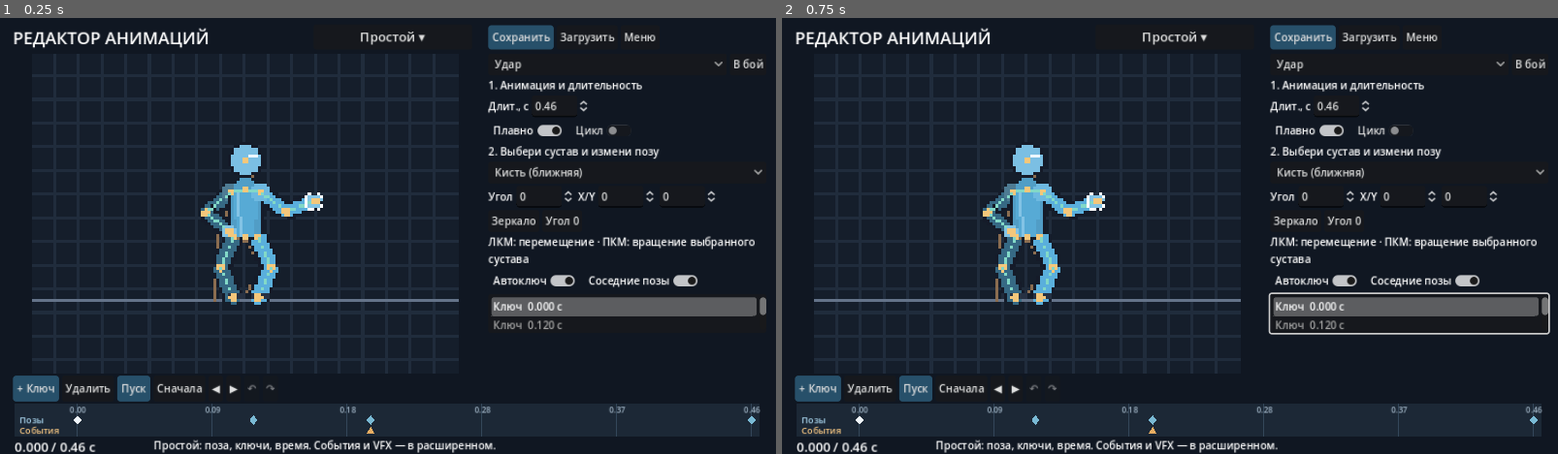
Above: before the commit, frames 1-2 (left to right).
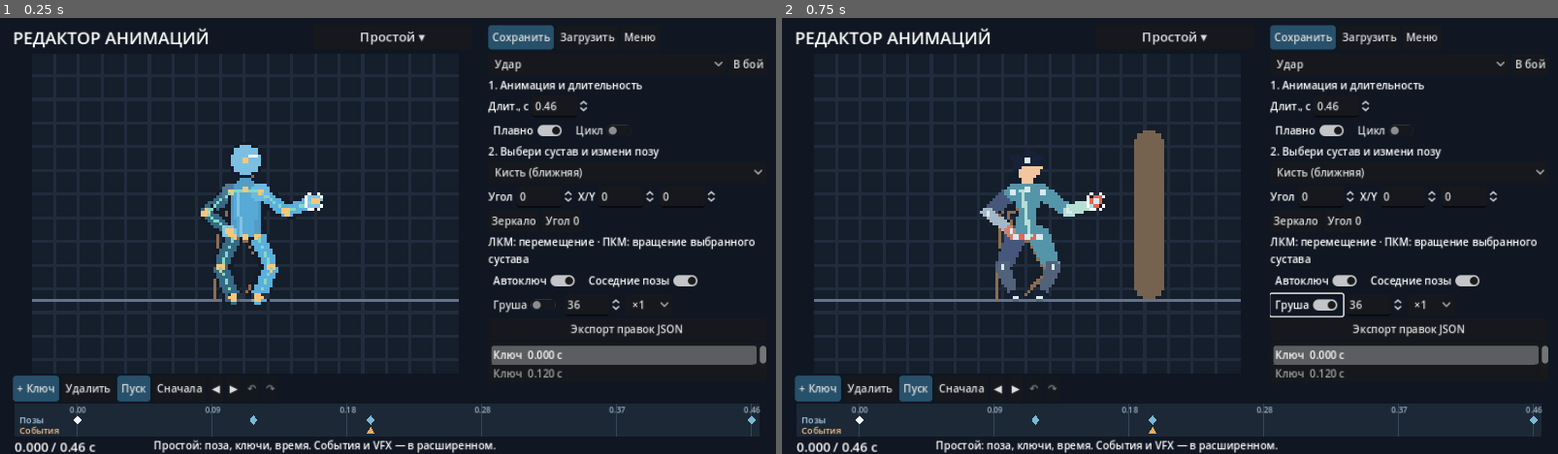
Above: after the commit, the same moments.

Repository: Mefits/pixelfxGadot
Game: Godot game, scene res://lab/pose_workshop.tscn
The game is run twice, just before and just after one commit, with the same random seed, the same clock (stepped at 60 frames per second) and the same inputs. This scene is started directly instead of the project's main scene.
Inputs (mouse positions are in pixels of both pictures, inside the frame that each line leads up to):
- Up to frame 1 (0.25 s): no input
- Up to frame 2 (0.75 s): click (1309, 305) at 0.5 s, where only the run after the commit has a clickable "Груша"

The runs differ from the first frame. In frame 1, 3.5% of the frame differs, in the area x 63-99%, y 64-83%; in frame 2, 7.1%, in the area x 25-99%, y 25-83%.

Commit message:
Lab 0.48 editor: bag preview and direct editable combo JSON handoff

Diff:
--- a/godot/lab/creature_preview.gd
+++ b/godot/lab/creature_preview.gd
@@ -1,5 +1,9 @@
 extends Node2D
 const SKIN=preload("res://addons/creature/skin.gd")
+const INK48=preload("res://lab/anatomy_rd/ink_046.gd")
+var bag_visible:bool=false
+var bag_x:float=36.0
+var rd_skin:bool=false
 var rig
 var ghost_rig=preload("res://addons/creature/rig.gd").humanoid()
 var ghost_poses: Array=[]
@@ -14,11 +18,26 @@
     for y in range(0,108,8):
         draw_line(Vector2(0,y),Vector2(144,y),Color("#202c3c"),1.0)
     draw_line(Vector2(0,origin.y),Vector2(144,origin.y),Color("#647389"))
+    if bag_visible:
+        draw_set_transform(origin)
+        draw_line(Vector2(bag_x+5,-60),Vector2(bag_x+5,-53),Color("#9c9a8a"),.65)
+        draw_rect(Rect2(bag_x,-53,10,47),Color("#75634f"))
+        draw_circle(Vector2(bag_x+5,-53),5,Color("#75634f"))
+        draw_circle(Vector2(bag_x+5,-6),5,Color("#75634f"))
+        draw_line(Vector2(bag_x,-48),Vector2(bag_x,-10),Color("#c0aa87"),.65)
+        for y in [-47,-33,-19]:draw_line(Vector2(bag_x,y),Vector2(bag_x+10,y),Color("#a58b67"),.45)
+        draw_set_transform(Vector2.ZERO)
     if rig!=null:
         for g in ghost_poses:
             ghost_rig.evaluate(g.pose)
             for j in ghost_rig.joints:
                 if not str(j.parent).is_empty():
                     draw_line(origin+ghost_rig.point(j.parent),origin+ghost_rig.point(j.id),g.color,1)
-        SKIN.draw_body(self,rig,origin,1,tint,debug)
+        if rd_skin:
+            draw_set_transform(origin)
+            INK48.actor(self,rig.points,0,"hand_near")
+            draw_set_transform(Vector2.ZERO)
+            if debug:
+                for j in rig.joints:draw_circle(origin+rig.point(j.id),.9,Color("#d9e9ec"))
+        else:SKIN.draw_body(self,rig,origin,1,tint,debug)
         draw_arc(origin+rig.point(selected),3,0,TAU,16,Color("#ffffff"),.7)
--- a/godot/lab/pose_workshop.gd
+++ b/godot/lab/pose_workshop.gd
@@ -69,6 +69,11 @@
 var delete_button:Button
 var delete_lane:int=0
 var shortcut_hint:Label
+var bag_toggle:CheckButton
+var bag_distance:SpinBox
+var export_json_dialog:FileDialog
+var speed_select:OptionButton
+var playback_speed:float=1.0
 
 func _button(parent: Control,label: String,fn: Callable) -> Button:
     var b:=Button.new()
@@ -221,6 +226,27 @@
     ghost.button_pressed=true
     aids.add_child(ghost)
     ghost.toggled.connect(func(_v:bool):_sync())
+    var lab_row:=HBoxContainer.new()
+    side.add_child(lab_row)
+    bag_toggle=CheckButton.new()
+    bag_toggle.text="Груша"
+    lab_row.add_child(bag_toggle)
+    bag_toggle.toggled.connect(func(v:bool):preview.bag_visible=v;preview.rd_skin=v;_sync())
+    bag_distance=_spin(lab_row,15,60,.5,func(v:float):preview.bag_x=v;preview.queue_redraw())
+    bag_distance.value=36
+    bag_distance.tooltip_text="Расстояние до передней поверхности груши, пиксели рига"
+    speed_select=OptionButton.new()
+    lab_row.add_child(speed_select)
+    for label in ["×0.5","×1","×1.1"]:speed_select.add_item(label)
+    speed_select.select(1)
+    speed_select.item_selected.connect(func(i:int):playback_speed=[.5,1.0,1.1][i])
+    _button(side,"Экспорт правок JSON",_begin_json_export)
+    export_json_dialog=FileDialog.new()
+    export_json_dialog.access=FileDialog.ACCESS_FILESYSTEM
+    export_json_dialog.file_mode=FileDialog.FILE_MODE_SAVE_FILE
+    export_json_dialog.filters=PackedStringArray(["*.json ; Анимация Lab"])
+    add_child(export_json_dialog)
+    export_json_dialog.file_selected.connect(func(path:String):_export_json(path))
     var actions:=HBoxContainer.new()
     actions.position=Vector2(16,443)
     actions.size=Vector2(576,32)
@@ -343,6 +369,13 @@
         clip_select.disabled=true
         fighter_select.disabled=true
         status.text="Шаблон библиотеки: отдельная копия, не банк бойца."
+        if str(catalog_entry.name).begins_with("Lab 0.48"):
+            rate.value=60
+            ghost.button_pressed=false
+            fx_visible.button_pressed=false
+            bag_toggle.set_pressed_no_signal(true)
+            preview.bag_visible=true
+            preview.rd_skin=true
     _choose(name_id)
     advanced_mode=UI.advanced("animation")
     _apply_mode()
@@ -655,6 +688,23 @@
     else:
         status.text="Ошибка: неверные данные анимации."
 
+func _begin_json_export()->void:
+    playing=false
+    if edited_pose:_key()
+    export_json_dialog.current_file="Lab_combo_edited.json"
+    export_json_dialog.popup_centered_ratio(.75)
+
+func _export_json(path:String)->bool:
+    if edited_pose:_key()
+    var label:String=str(catalog_entry.get("name","Lab animation"))
+    var entry:Dictionary=CAT.entry("lab_user_edit","animation",label,{"slot":name_id,"clip":bank[name_id]},"authored")
+    if not CAT.valid(entry):status.text="Экспорт: неверный клип";return false
+    var file:=FileAccess.open(path,FileAccess.WRITE)
+    if file==null:status.text="Не удалось записать JSON";return false
+    file.store_string(JSON.stringify(entry,"  ",true,true));file.close()
+    status.text="JSON сохранён: "+path.get_file()
+    return true
+
 func _go(path: String) -> void:
     if dirty:
         var ok:bool=_save_draft() if not catalog_entry.is_empty() else CLIPS.save_bank(bank,_path())
@@ -697,7 +747,7 @@
 
 func _process(dt: float) -> void:
     if not playing:return
-    time+=dt
+    time+=dt*playback_speed
     var d: float=bank[name_id].duration
     if time>=d:
         if bank[name_id].loop:time=fposmod(time,d)
--- /dev/null
+++ b/godot/tests/lab_combo_editor.gd
@@ -0,0 +1,29 @@
+extends SceneTree
+const CAT=preload("res://addons/creature/catalog.gd")
+const VALID=preload("res://addons/creature/sdk_validate.gd")
+func _initialize()->void:call_deferred("run")
+func run()->void:
+    var args:=OS.get_cmdline_user_args()
+    if args.size()!=2:quit(2);return
+    var entry:=CAT.import_file(args[0])
+    if entry.is_empty():push_error("Import failed");quit(1);return
+    set_meta(CAT.HANDOFF,entry)
+    root.size=Vector2i(960,540)
+    var scene=load("res://lab/pose_workshop.tscn").instantiate()
+    root.add_child(scene)
+    await process_frame
+    if not scene.preview.bag_visible or scene.bank.strike.keys.size()!=65 or scene.bank.strike.events.size()!=3:
+        push_error("Imported editor state invalid");quit(1);return
+    scene._seek(32.0/60.0)
+    scene.pose.angles["elbow_far"]+=5.0
+    scene._key()
+    if not scene._export_json(args[1]):push_error("Export failed");quit(1);return
+    var edited:=CAT.read_entry(args[1])
+    if edited.is_empty() or not VALID.new().validate(edited).ok or edited.payload.clip==entry.payload.clip:
+        push_error("Invalid edit roundtrip");quit(1);return
+    await process_frame
+    await RenderingServer.frame_post_draw
+    root.get_texture().get_image().save_png(args[1].get_base_dir().path_join("editor-review.png"))
+    DirAccess.remove_absolute(CAT.FOLDER.path_join(entry.id+".json"))
+    print("LAB_EDITOR_ROUNDTRIP_OK")
+    quit()
Not shown, changed: docs/MOTION_HANDOFF_RU.md
